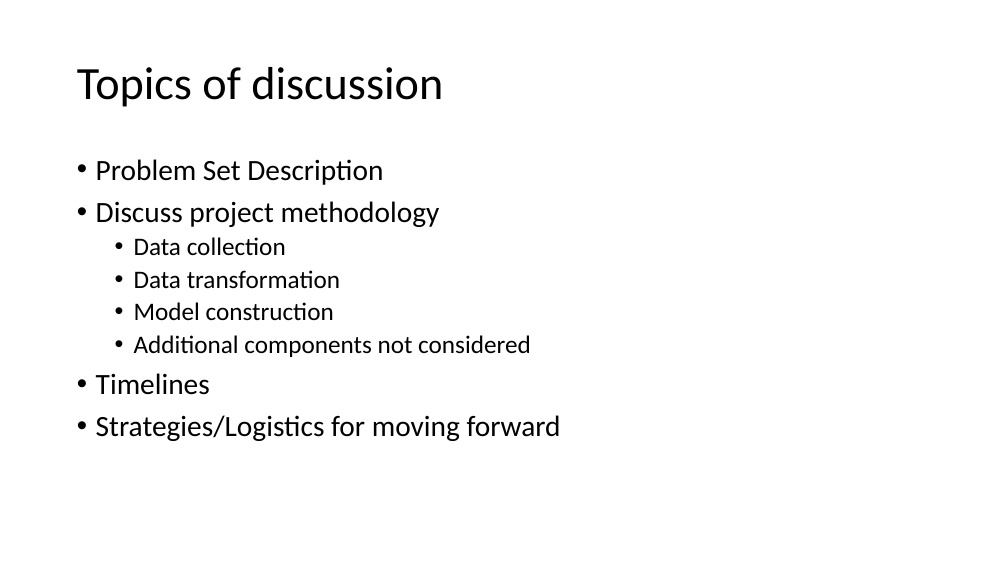
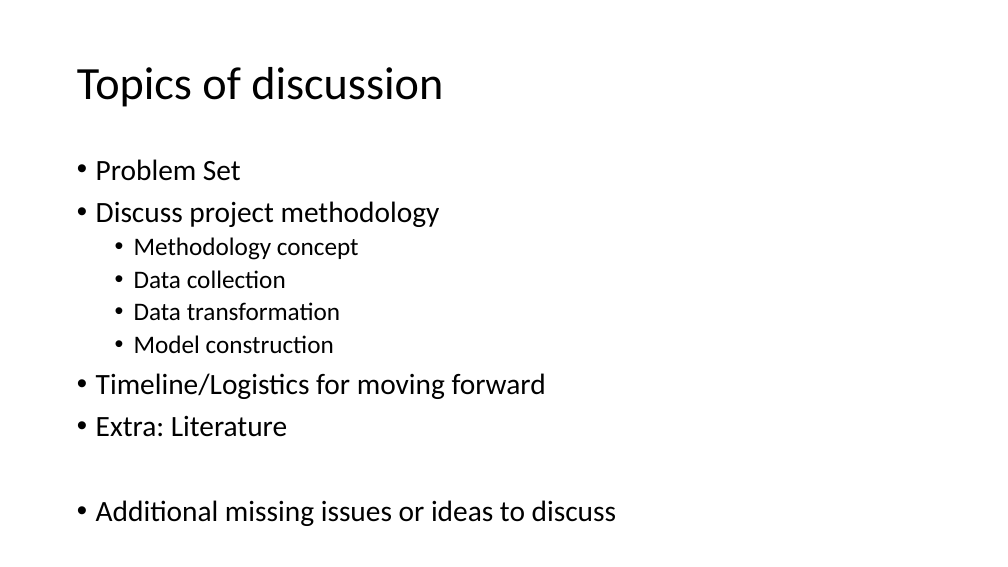
Before and after one commit to IMCI-GM/IMCI-GM-status, a slide deck: slide 2 of IMCI_GM_WG_110519.pptx. Drawn at 1008x567 pixels with LibreOffice and Linux fonts; fonts in the diff are those of the drawing. Boxes give left, top, right and bottom in pixels: in the first picture for what was removed or moved away, otherwise in the second. Text is boxed around its words. In the diff, an @@ line names an element or a change of style, - is before the commit and + after.

```diff
--- a/IMCI_GM_WG_110519.pptx
+++ b/IMCI_GM_WG_110519.pptx
@@ text at [96,159,241,181]: text changed @@
-• Problem Set Description
+• Problem Set
@@ text at [134,237,359,260]: paragraph added @@
+  • Methodology concept
@@ text at [96,373,616,526]: text changed @@
-  • Additional components not considered
-• Timelines
-• Strategies/Logistics for moving forward
+• Timeline/Logistics for moving forward
+• Extra: Literature
+• Additional missing issues or ideas to discuss
```
Also in this commit, not shown: 4 other slides changed, 1 slide added, 1 other file.
